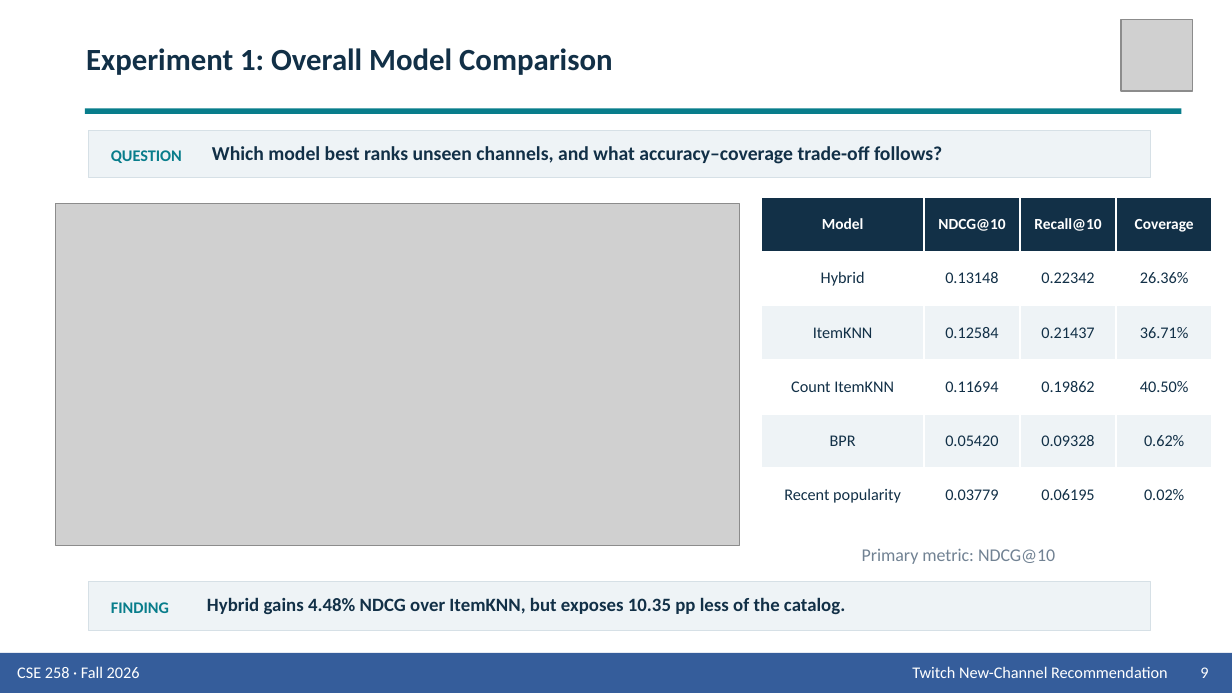
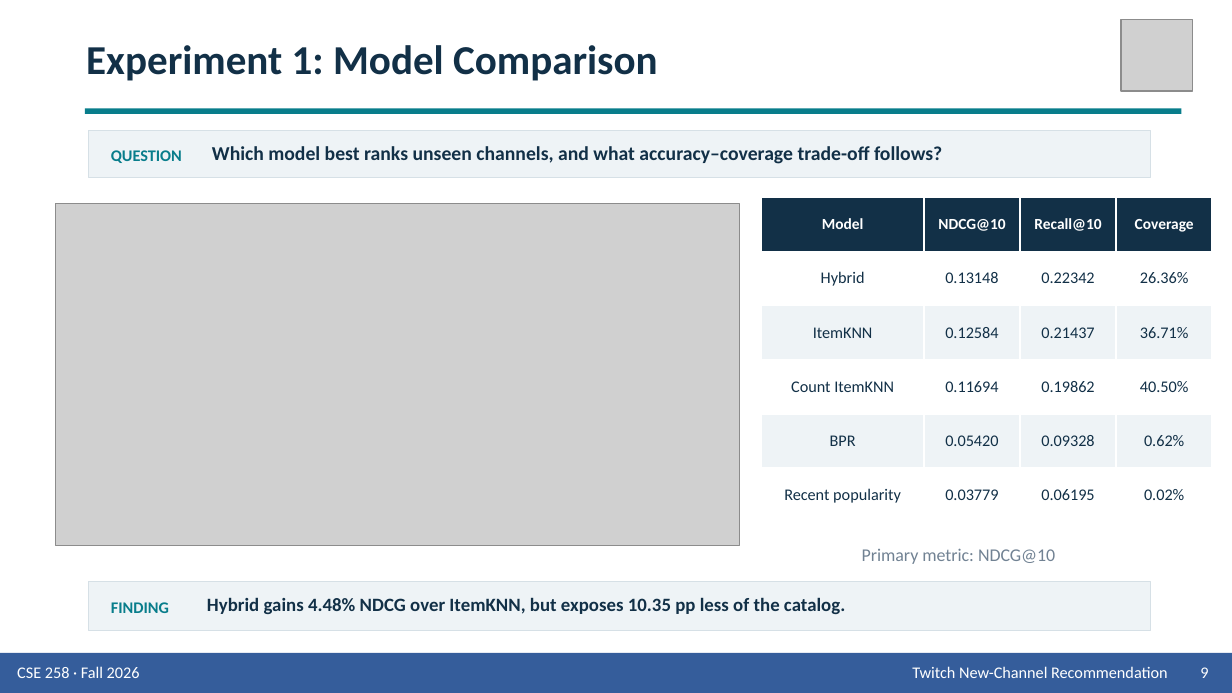
Before and after one commit to Wen-Chieh-Lo/You-know-who-did-God-did-, a slide deck: slide 9 of presentation/Group_9_Presentation_Twitch.pptx. Drawn at 1232x693 pixels with LibreOffice and Linux fonts; fonts in the diff are those of the drawing; grey boxes stand for pictures. Boxes give left, top, right and bottom in pixels: in the first picture for what was removed or moved away, otherwise in the second. Text is boxed around its words. In the diff, an @@ line names an element or a change of style, - is before the commit and + after.

```diff
--- a/presentation/Group_9_Presentation_Twitch.pptx
+++ b/presentation/Group_9_Presentation_Twitch.pptx
@@ text at (86,45,658,81): text changed; size 18 to 24 pt @@
-Experiment 1: Overall Model Comparison
+Experiment 1: Model Comparison
```
Also in this commit, not shown: 13 other slides changed, 1 slide added, 1 slide removed, 2 other files.
